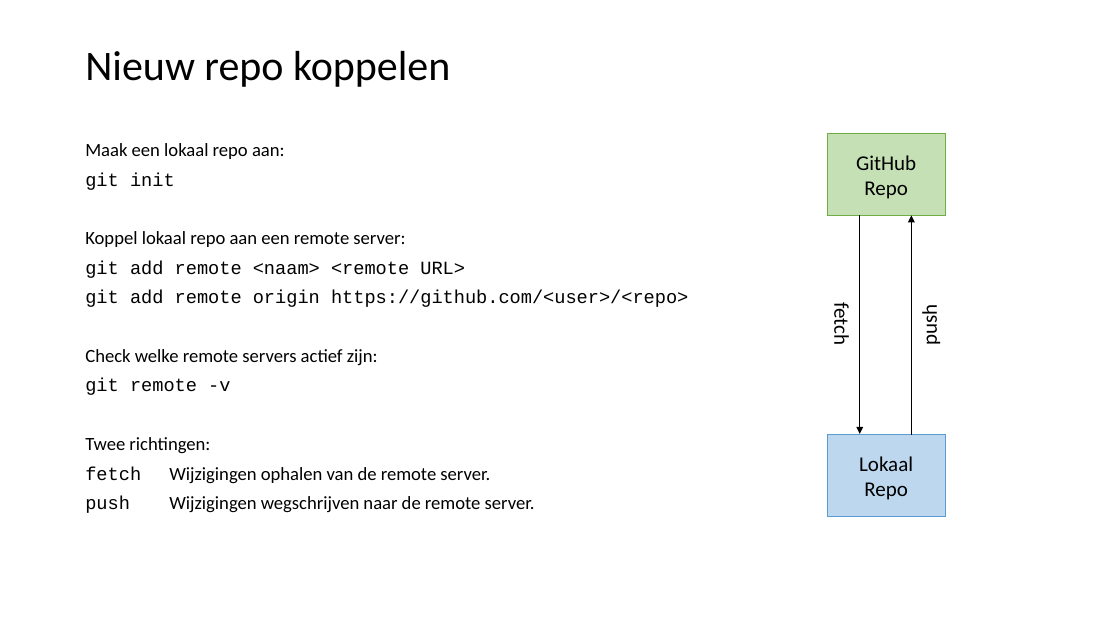
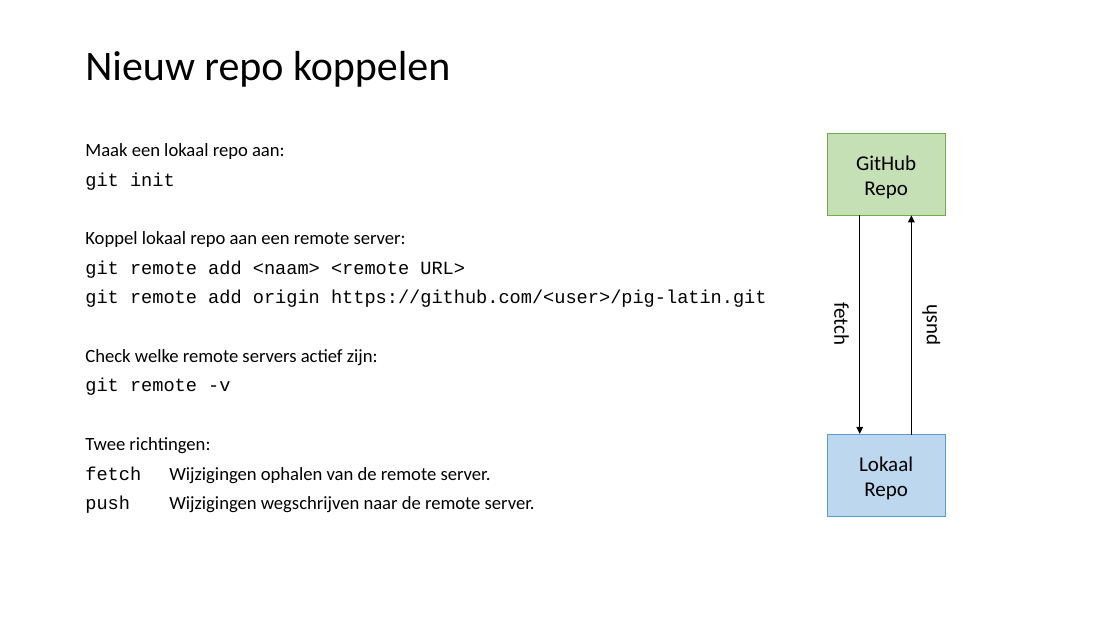
Before and after one commit to LFKoning/git-cursus, a slide deck: slide 12 of 2_collaboration/git_collaboration.pptx. Drawn at 1120x630 pixels with LibreOffice and Linux fonts; fonts in the diff are those of the drawing. Boxes give left, top, right and bottom in pixels: in the first picture for what was removed or moved away, otherwise in the second. Text is boxed around its words. In the diff, an @@ line names an element or a change of style, - is before the commit and + after.

```diff
--- a/2_collaboration/git_collaboration.pptx
+++ b/2_collaboration/git_collaboration.pptx
@@ text at [85,261,767,307]: text changed @@
-git add remote <naam> <remote URL>
-git add remote origin https://github.com/<user>/<repo>
+git remote add <naam> <remote URL>
+git remote add origin https://github.com/<user>/pig-latin.git
```
Also in this commit, not shown: 17 other slides changed.
